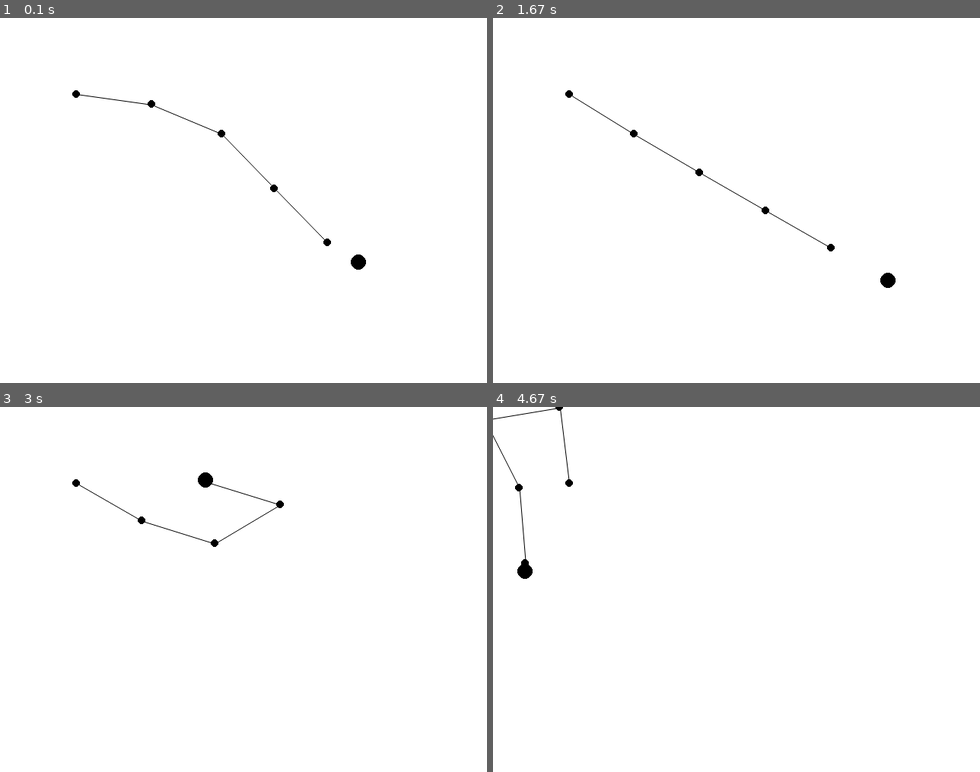
Above: before the commit, frames 1-4 (two rows, left to right).
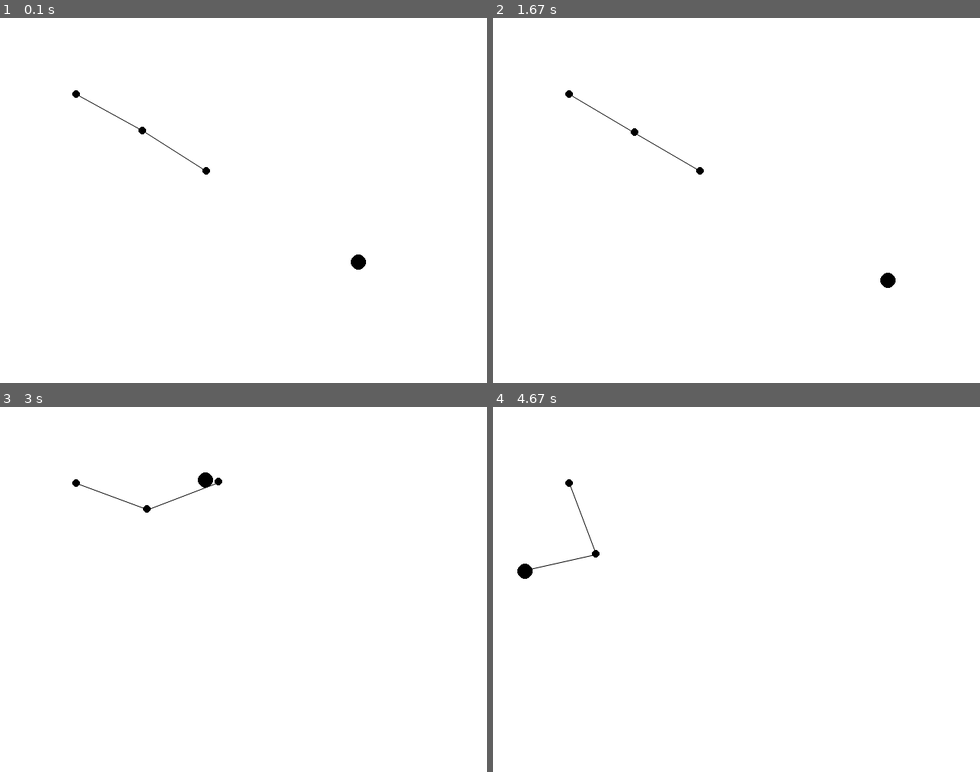
Above: after the commit, the same moments.

Repository: LGgameLAB/Fun-with-pygame-D
Game: pygame game, started from examples/inverse_kinematics.py
Same seed, same stepped clock (60 frames per second), same inputs: the game is played once before the commit and once after it.
Inputs:
- Up to frame 1 (0.1 s): no input
- Up to frame 2 (1.67 s): no input
- Up to frame 3 (3 s): no input
- Up to frame 4 (4.67 s): no input

The runs differ from the first frame. In frame 1, 0.4% of the frame differs, in the area x 16-68%, y 20-63%; in frame 2, 0.3%; in frame 3, 0.4%; in frame 4, 0.4%.

Commit message:
feat: fixed personal IK simulation

Diff:
--- a/examples/inverse_kinematics.py
+++ b/examples/inverse_kinematics.py
@@ -8,7 +8,7 @@
 size = width, height = 640, 480
 screen = pygame.display.set_mode(size)
 
-points = list(map(Vector2, [(100, 100), (200, 100), (300, 100), (400, 100), (500, 100)]))
+points = list(map(Vector2, [(100, 100), (200, 100), (300, 100)]))
 target = Vector2(450, 300)
 target_speed = Vector2(3, 3)
 
--- a/examples/inverse_kinematics_luke.py
+++ b/examples/inverse_kinematics_luke.py
@@ -47,13 +47,15 @@
     angle_1 = (p2-p1).angle_to(target-p1)
     p1_predicted = p1 + (p2-p1).rotate(angle_1)
     angle_1 = pygame.math.clamp(angle_1, -1*speed, speed)
+    angles[1] += angle_1
 
     angle_2 = (p1_predicted-p0).angle_to(target-p0)
     angle_2 = pygame.math.clamp(angle_2, -1*speed, speed)
+    angles[0] += angle_2
 
-    cumulative_angle = angle_2
+    cumulative_angle = angles[0]
     points[1] = p0 + rel_vectors[0].rotate(cumulative_angle)
-    cumulative_angle += angle_1
+    cumulative_angle += angles[1]
     points[2] = p1 + rel_vectors[1].rotate(cumulative_angle)
 
 while 1:
--- /dev/null
+++ b/examples/keyboard_dump.py
@@ -0,0 +1,15 @@
+import pygame
+import sys
+
+pygame.init()
+
+win = pygame.display.set_mode((100, 100))
+clock = pygame.time.Clock()
+
+while True:
+    clock.tick(60)
+
+    for event in pygame.event.get():
+        if event.type == pygame.QUIT:
+            sys.exit()
+        print(event)
--- a/src/ui/component.py
+++ b/src/ui/component.py
@@ -7,4 +7,4 @@
     """
 
     def __init__(self, game):
-        super().__init__(self, )
+        super().__init__(self)
